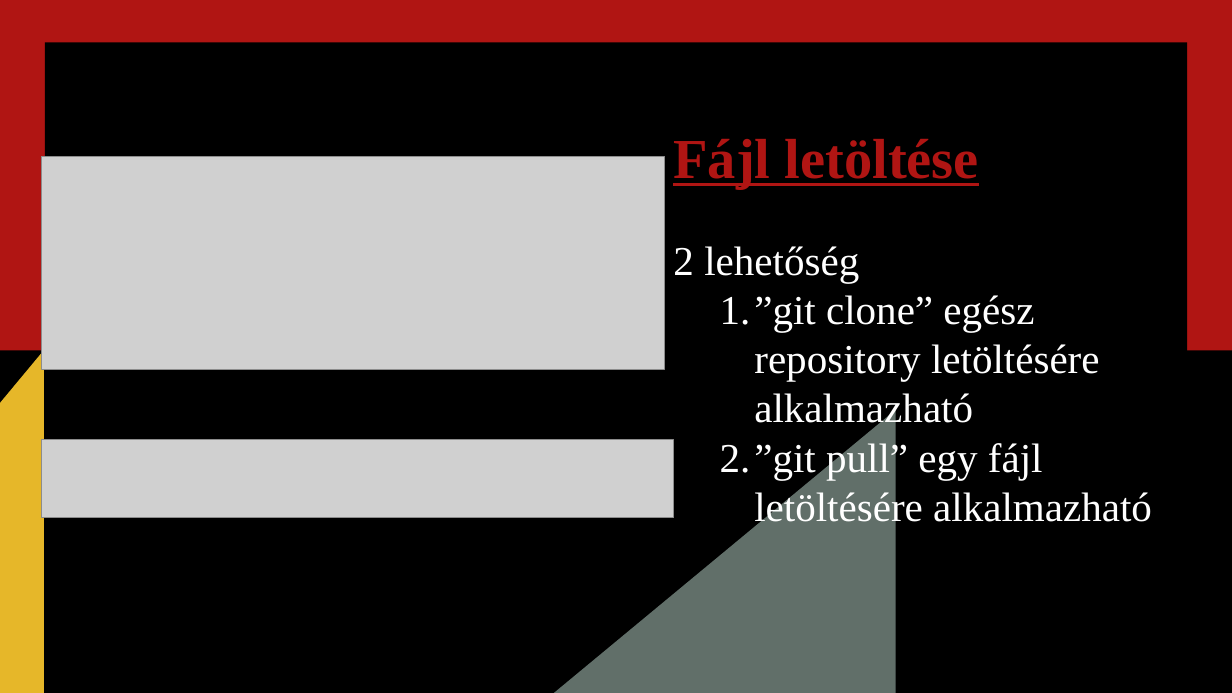
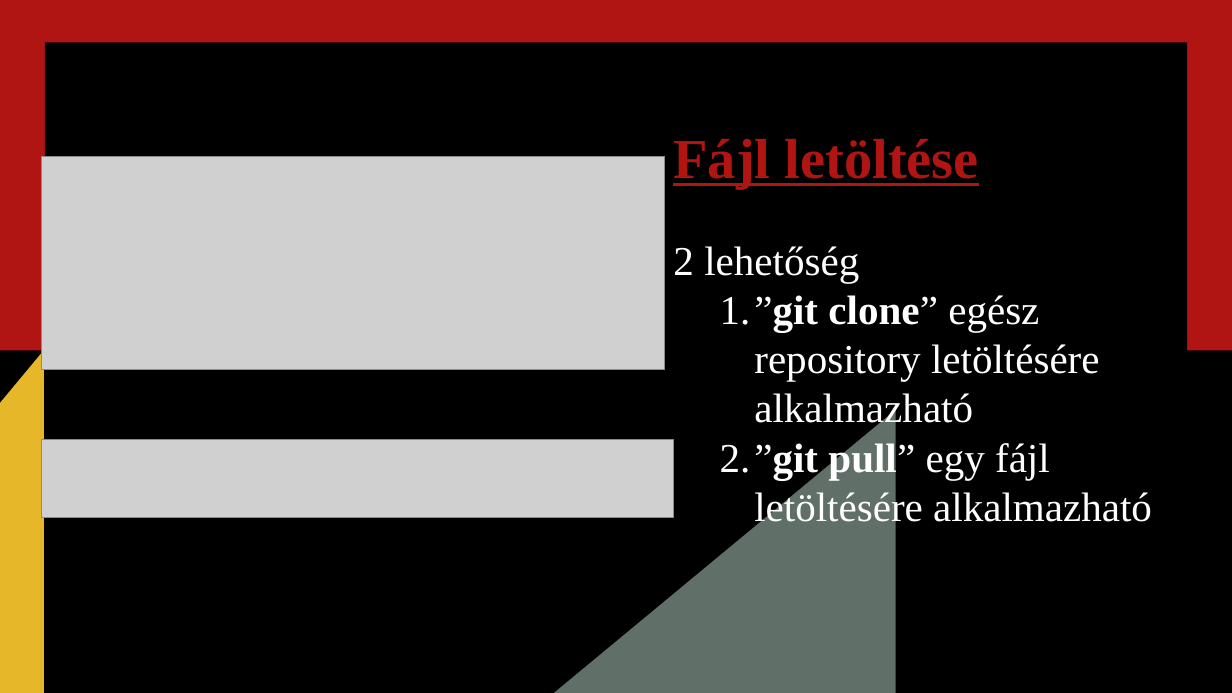
Before and after one commit to stoat315/ikt, a slide deck: slide 9 of GitHUBprezi.pptx. Drawn at 1232x693 pixels with LibreOffice and Linux fonts; fonts in the diff are those of the drawing; grey boxes stand for pictures; background and template pictures are left out. Boxes give left, top, right and bottom in pixels: in the first picture for what was removed or moved away, otherwise in the second. Text is boxed around its words. In the diff, an @@ line names an element or a change of style, - is before the commit and + after.

```diff
--- a/GitHUBprezi.pptx
+++ b/GitHUBprezi.pptx
@@ text at [720,295,1152,529]: bold on in "”git clone”", "”git pull”" @@
```
Also in this commit, not shown: 2 other slides changed, 1 other file.
